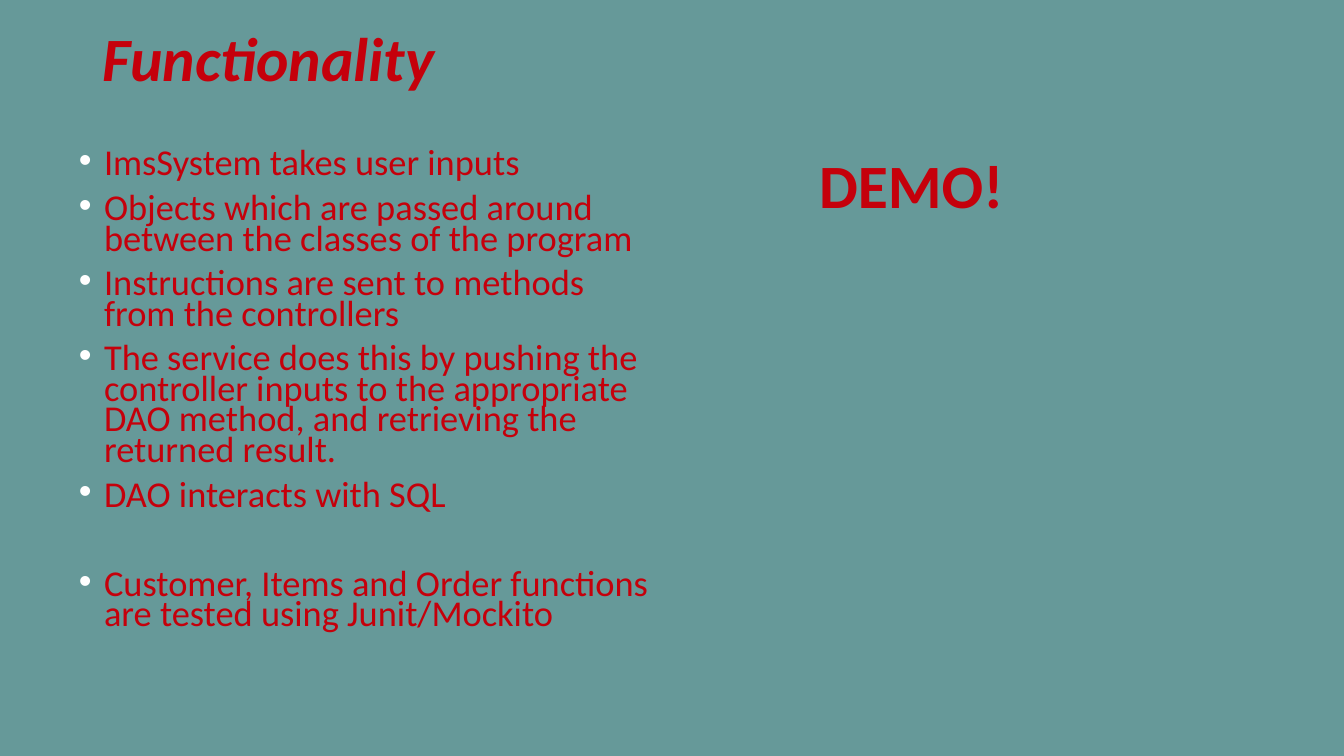
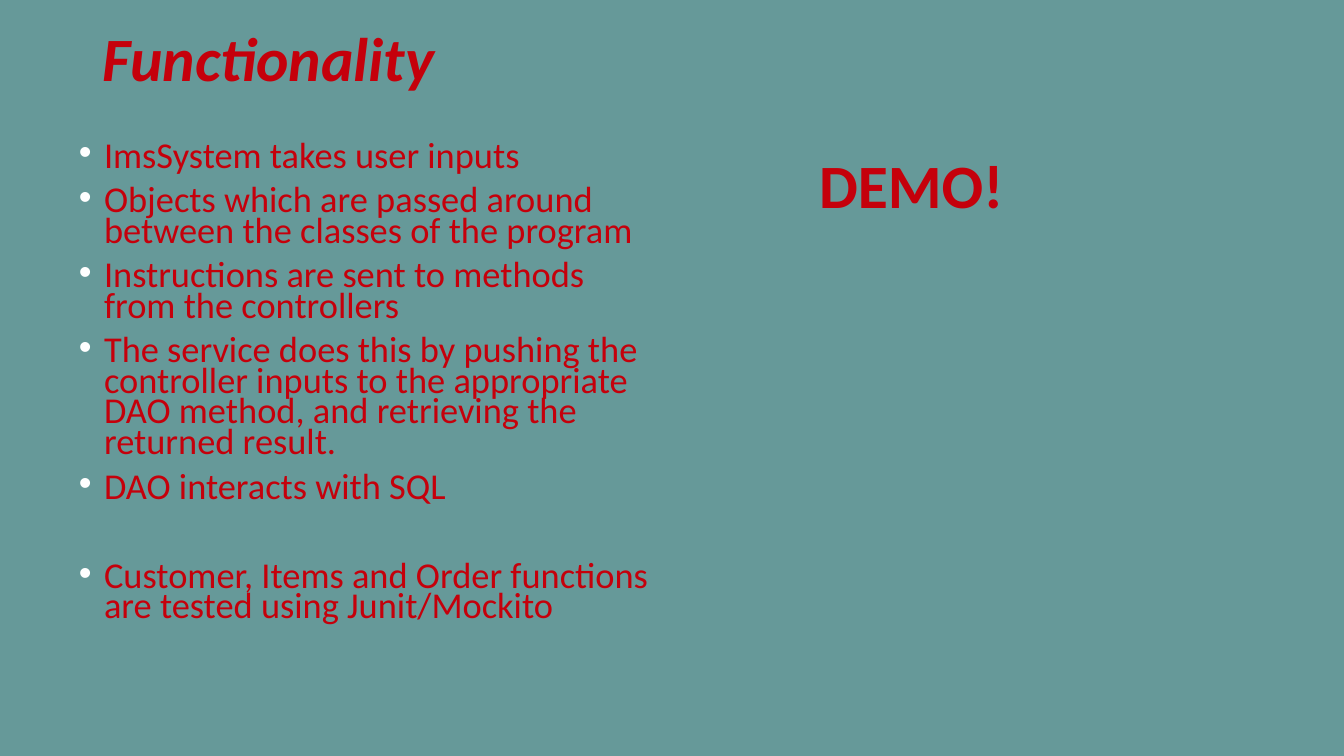
Before and after one commit to sosbourneQA/ims, a slide deck: slide 8 of Project Documents/QA Individual Project.odp. Drawn at 1344x756 pixels with LibreOffice and Linux fonts; fonts in the diff are those of the drawing. Boxes give left, top, right and bottom in pixels: in the first picture for what was removed or moved away, otherwise in the second. Text is boxed around its words. In the diff, an @@ line names an element or a change of style, - is before the commit and + after.

```diff
--- a/Project Documents/QA Individual Project.odp
+++ b/Project Documents/QA Individual Project.odp
@@ text "ImsSystem takes user inputs": place and size @@
-text "ImsSystem takes user inputs" at (104, 149, 648, 632)
+text "ImsSystem takes user inputs" at (104, 142, 648, 624)
```
Also in this commit, not shown: 5 other slides changed, 1 slide removed.
